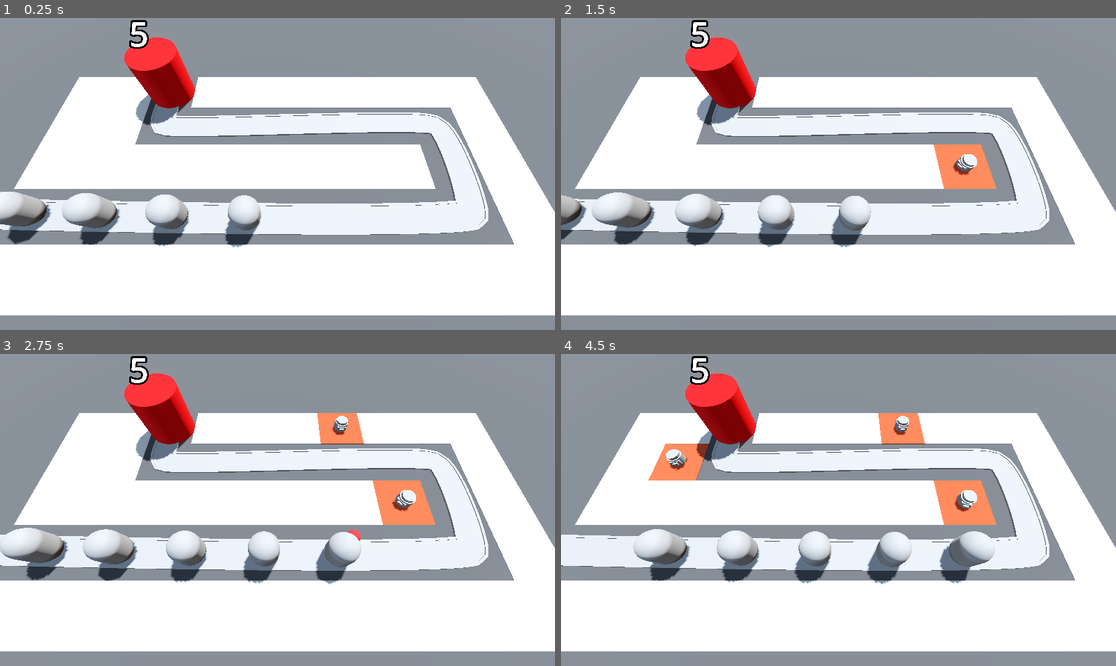
Above: before the commit, frames 1-4 (two rows, left to right).
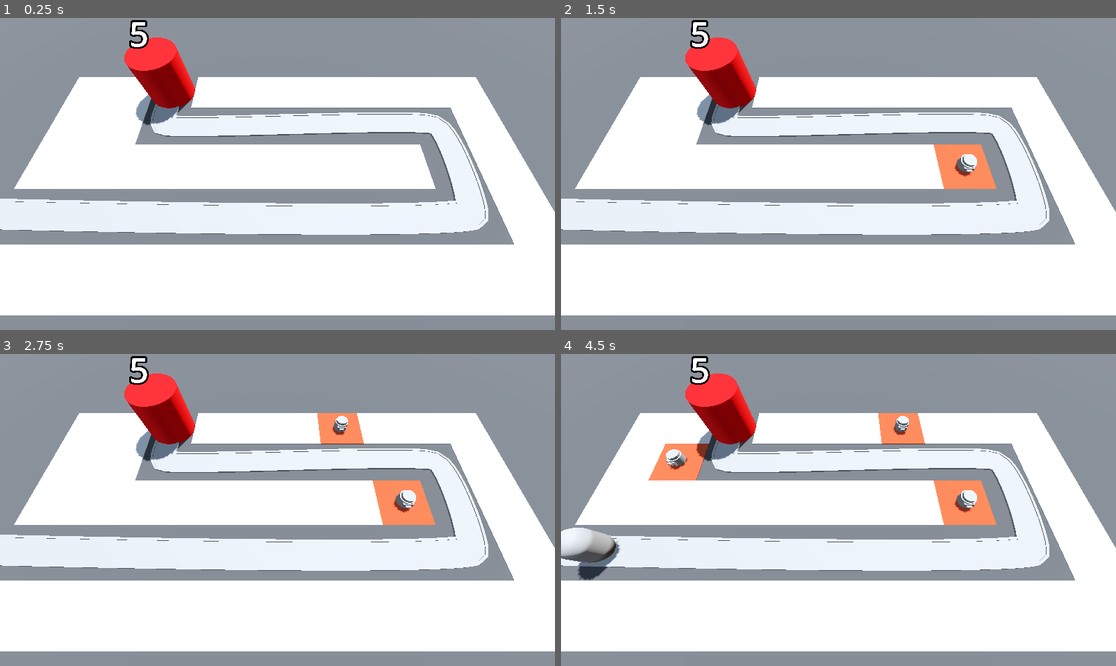
Above: after the commit, the same moments.

Repository: MireiaGonzalez/3d-tower-defence
Game: Godot game, scene res://BaseLevel.tscn
The game is run twice, just before and just after one commit, with the same random seed, the same clock (stepped at 60 frames per second) and the same inputs.
Inputs (mouse positions are in pixels of both pictures, inside the frame that each line leads up to):
- Up to frame 1 (0.25 s): no input
- Up to frame 2 (1.5 s): move the mouse to (960, 158) at 0.52 s; press the mouse at (960, 158) at 0.53 s; move the mouse to (727, 189) at 1.27 s; release the mouse at (727, 189) at 1.28 s; click (727, 189) at 1.35 s
- Up to frame 3 (2.75 s): move the mouse to (333, 441) at 2.02 s; press the mouse at (333, 441) at 2.03 s
- Up to frame 4 (4.5 s): move the mouse to (810, 572) at 2.77 s; release the mouse at (810, 572) at 2.78 s; click (810, 572) at 2.85 s; move the mouse to (1005, 556) at 3.52 s; press the mouse at (1005, 556) at 3.53 s; move the mouse to (672, 463) at 4.27 s; release the mouse at (672, 463) at 4.28 s; click (672, 463) at 4.35 s

The runs differ from the first frame. In frame 1, 3.3% of the frame differs, in the area x 0-48%, y 55-74%; in frame 2, 3.6%; in frame 3, 4.1%; in frame 4, 5.0%, in the area x 0-79%, y 31-74%.

Commit message:
spawn enemies every two seconds

Diff:
--- a/BaseLevel.tscn
+++ b/BaseLevel.tscn
@@ -1,9 +1,10 @@
-[gd_scene load_steps=12 format=3 uid="uid://bu4do6gatvb0p"]
+[gd_scene load_steps=13 format=3 uid="uid://bu4do6gatvb0p"]
 
 [ext_resource type="PackedScene" uid="uid://cqljg717mr2em" path="res://RayPickerCamera/ray_picker_camera.tscn" id="1_knq2t"]
 [ext_resource type="MeshLibrary" uid="uid://cslkxmctddnv" path="res://MeshLibraries/SpaceLibrary.tres" id="1_lvb7b"]
 [ext_resource type="PackedScene" uid="uid://cqx0o5lovomkb" path="res://Enemy/enemy.tscn" id="2_5x8ra"]
 [ext_resource type="PackedScene" uid="uid://cxp15nah6flwq" path="res://Base/base.tscn" id="3_o2j4u"]
+[ext_resource type="Script" uid="uid://bmebjqoyvqlej" path="res://enemy_path.gd" id="3_ufkdr"]
 [ext_resource type="Script" uid="uid://jdsp0o717nbn" path="res://turret_manager.gd" id="5_cwwxe"]
 [ext_resource type="PackedScene" uid="uid://c4li4xf6h5jir" path="res://Turret/turret.tscn" id="6_ufkdr"]
 
@@ -57,10 +58,12 @@
 "cells": PackedInt32Array(65535, 65534, 0, 65535, 2, 0, 65531, 65535, 0, 4, 65535, 0, 65531, 65534, 0, 65532, 65534, 0, …(306 unchanged characters)…
 }
 
-[node name="Path3D" type="Path3D" parent="."]
+[node name="EnemyPath" type="Path3D" parent="."]
 curve = SubResource("Curve3D_lvb7b")
+script = ExtResource("3_ufkdr")
+enemy_scene = ExtResource("2_5x8ra")
 
-[node name="Road" type="CSGPolygon3D" parent="Path3D"]
+[node name="Road" type="CSGPolygon3D" parent="EnemyPath"]
 polygon = PackedVector2Array(-1, 0, -1, 0.1, 1, 0.1, 1, 0)
 mode = 2
 path_node = NodePath("..")
@@ -74,7 +77,7 @@
 path_u_distance = 1.0
 path_joined = false
 
-[node name="LeftEdge" type="CSGPolygon3D" parent="Path3D"]
+[node name="LeftEdge" type="CSGPolygon3D" parent="EnemyPath"]
 polygon = PackedVector2Array(-1.1, 0, -1.1, 0.15, -0.9, 0.15, -0.9, 0)
 mode = 2
 path_node = NodePath("..")
@@ -88,7 +91,7 @@
 path_u_distance = 1.0
 path_joined = false
 
-[node name="LeftEdge2" type="CSGPolygon3D" parent="Path3D"]
+[node name="LeftEdge2" type="CSGPolygon3D" parent="EnemyPath"]
 polygon = PackedVector2Array(0.9, 0, 0.9, 0.15, 1.1, 0.15, 1.1, 0)
 mode = 2
 path_node = NodePath("..")
@@ -102,24 +105,9 @@
 path_u_distance = 1.0
 path_joined = false
 
-[node name="Enemy" parent="Path3D" instance=ExtResource("2_5x8ra")]
-transform = Transform3D(-4.37114e-08, 0, -1, 0, 1, 0, 1, 0, -4.37114e-08, -22.7167, 0, 5.85491)
-
-[node name="Enemy2" parent="Path3D" instance=ExtResource("2_5x8ra")]
-transform = Transform3D(-0.0222953, 0, -0.999751, 0, 1, 0, 0.999751, 0, -0.0222953, -17.7182, 0, 5.97443)
-progress = 5.0
-
-[node name="Enemy3" parent="Path3D" instance=ExtResource("2_5x8ra")]
-transform = Transform3D(-0.0193063, 0, -0.999814, 0, 1, 0, 0.999814, 0, -0.0193063, -12.7193, 0, 6.07854)
-progress = 10.0
-
-[node name="Enemy4" parent="Path3D" instance=ExtResource("2_5x8ra")]
-transform = Transform3D(-0.0157902, 0, -0.999874, 0, 1, 0, 0.999874, 0, -0.0157902, -7.72, 0, 6.16662)
-progress = 15.0
-
-[node name="Enemy5" parent="Path3D" instance=ExtResource("2_5x8ra")]
-transform = Transform3D(-0.0111026, 0, -0.999938, 0, 1, 0, 0.999938, 0, -0.0111026, -2.72045, 0, 6.23452)
-progress = 20.0
+[node name="Timer" type="Timer" parent="EnemyPath"]
+wait_time = 2.0
+autostart = true
 
 [node name="Base" parent="." instance=ExtResource("3_o2j4u")]
 transform = Transform3D(1, 0, 0, 0, 1, 0, 0, 0, 1, -10.0017, 0, -5.89437)
@@ -127,4 +115,6 @@
 [node name="TurretManager" type="Node3D" parent="." node_paths=PackedStringArray("enemy_path")]
 script = ExtResource("5_cwwxe")
 turret = ExtResource("6_ufkdr")
-enemy_path = NodePath("../Path3D")
+enemy_path = NodePath("../EnemyPath")
+
+[connection signal="timeout" from="EnemyPath/Timer" to="EnemyPath" method="spawn_enemy"]
--- /dev/null
+++ b/enemy_path.gd
@@ -0,0 +1,7 @@
+extends Path3D
+
+@export var enemy_scene: PackedScene
+
+func spawn_enemy() -> void:
+	var new_enemy = enemy_scene.instantiate() as Enemy
+	add_child(new_enemy)
Not shown, added: enemy_path.gd.uid
